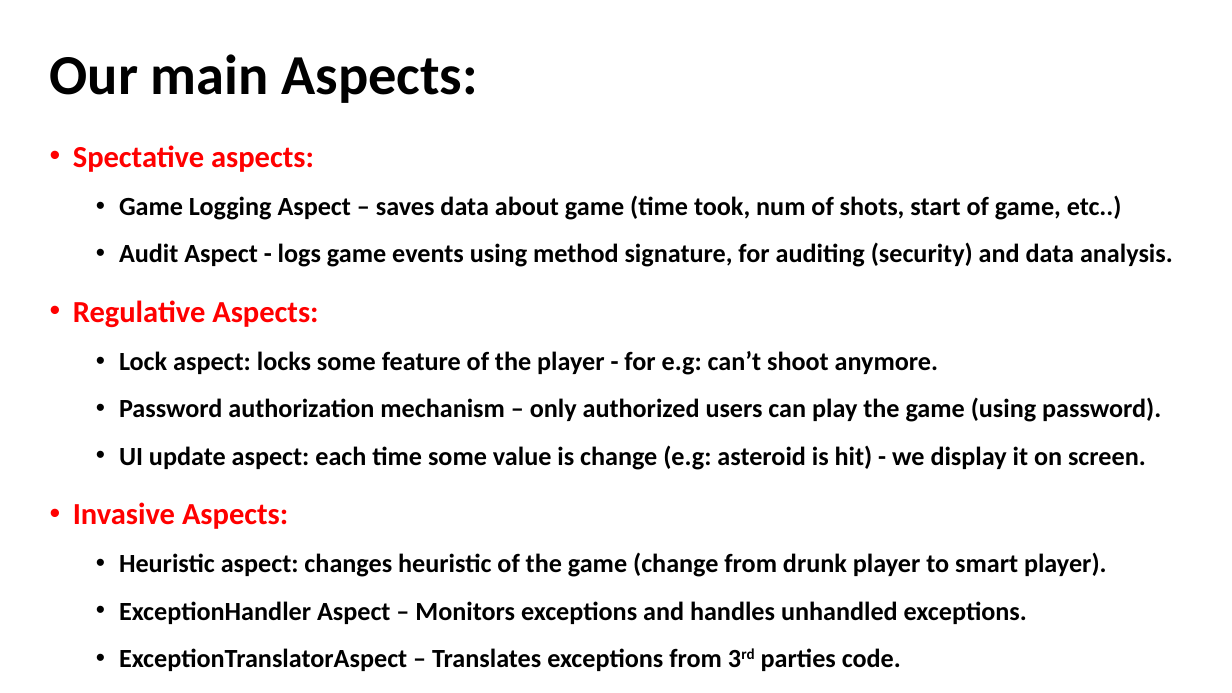
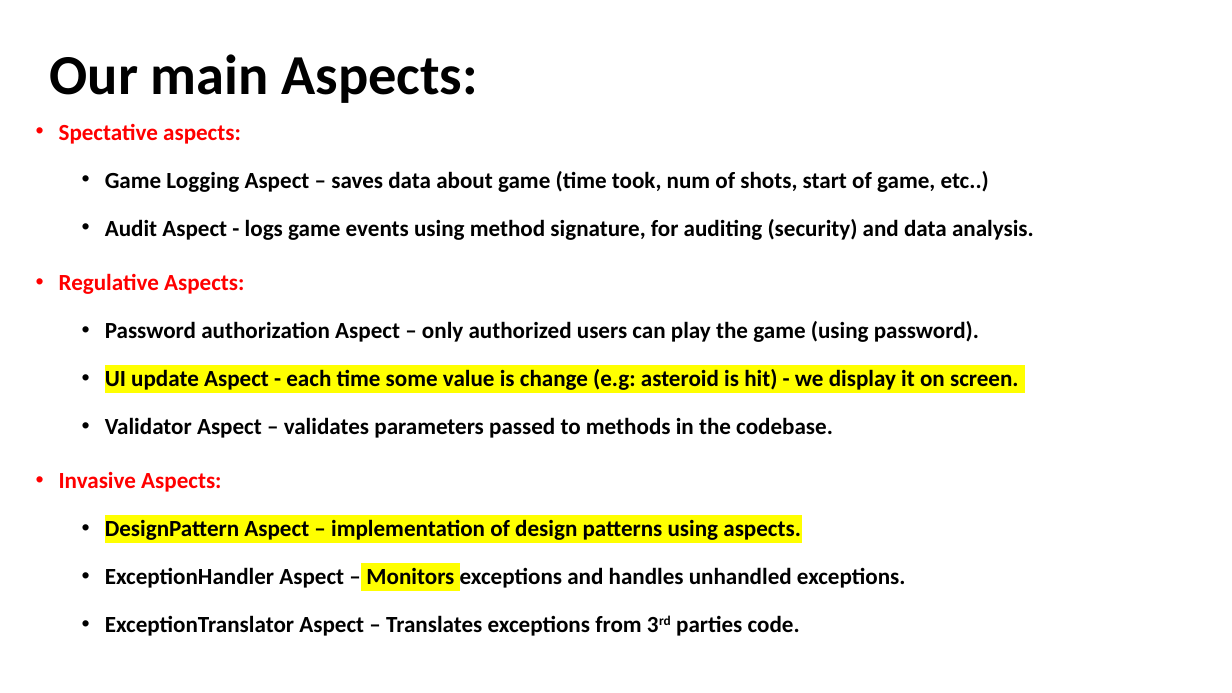
Before and after one commit to akotek/AOP, a slide deck: slide 6 of src/Final Project Presentation.pptx. Drawn at 1232x693 pixels with LibreOffice and Linux fonts; fonts in the diff are those of the drawing. Boxes give left, top, right and bottom in pixels: in the first picture for what was removed or moved away, otherwise in the second. Text is boxed around its words. In the diff, an @@ line names an element or a change of style, - is before the commit and + after.

Commit message:
ValidationAspect impl, naming changes, logger additions

```diff
--- a/src/Final Project Presentation.pptx
+++ b/src/Final Project Presentation.pptx
@@ text "Spectative aspects:": place and size @@
-text "Spectative aspects:" at [73,145,1173,671]
+text "Spectative aspects:" at [59,124,1034,636]
@@ text at [59,124,1034,588]: size 23.8 to 18 pt in "Spectative aspects:", "Regulative Aspects:", "Invasive Aspects:"; size 20.4 to 18 pt in "Game Logging Aspect – saves data about ...", "Audit Aspect - logs game events using ...", "ExceptionHandler Aspect – Monitors exceptions and handles ..."; highlight none to #FFFF00 in "Monitors"; line spacing 1.3 to 1.5 @@
@@ text at [105,321,1019,438]: text changed; size 20.4 to 18 pt @@
-  • Lock aspect: locks some feature of the player - for e.g: can’t shoot anymore.
-  • Password authorization mechanism – only authorized users can play the game (using password).
-  • UI update aspect: each time some value is change (e.g: asteroid is hit) - we display it on screen.
+  • Password authorization Aspect – only authorized users can play the game (using password).
+  • UI update Aspect - each time some value is change (e.g: asteroid is hit) - we display it on screen.
+  • Validator Aspect – validates parameters passed to methods in the codebase.
@@ text at [105,519,801,540]: text changed; size 20.4 to 18 pt @@
-  • Heuristic aspect: changes heuristic of the game (change from drunk player to smart player).
+  • DesignPattern Aspect – implementation of design patterns using aspects.
@@ text at [105,615,800,636]: text changed; size 20.4 to 18 pt @@
-  • ExceptionTranslatorAspect – Translates exceptions from 3rd parties code.
+  • ExceptionTranslator Aspect – Translates exceptions from 3rd parties code.
```
Also in this commit, not shown: 9 other slides changed, 9 slides added, 3 slides removed, 4 other files.
